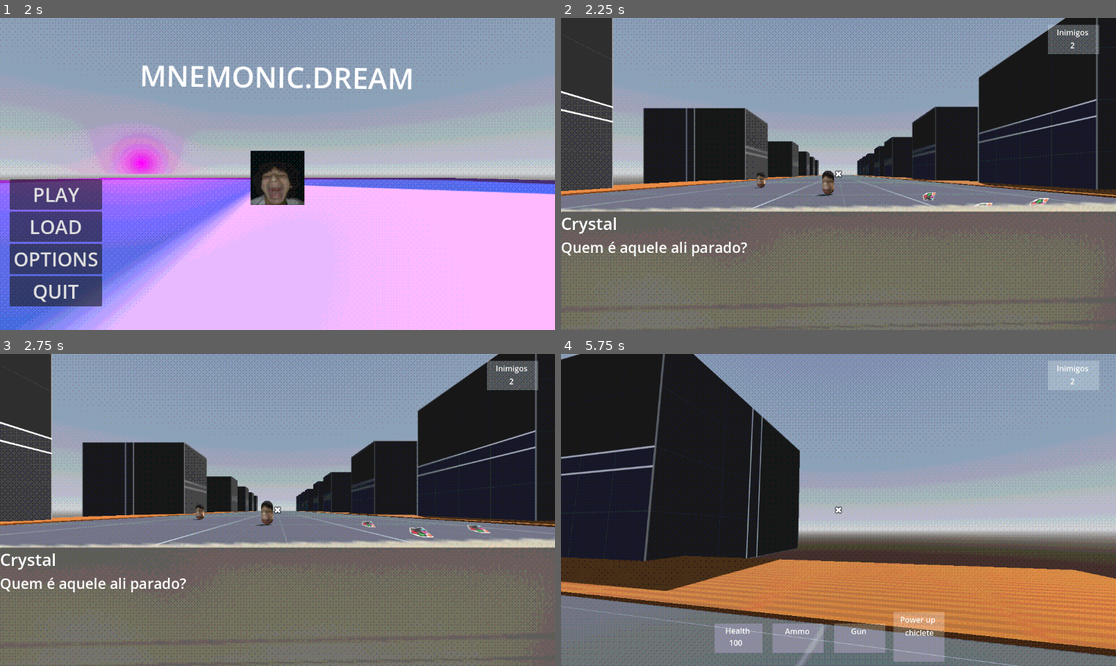
Above: before the commit, frames 1-4 (two rows, left to right).
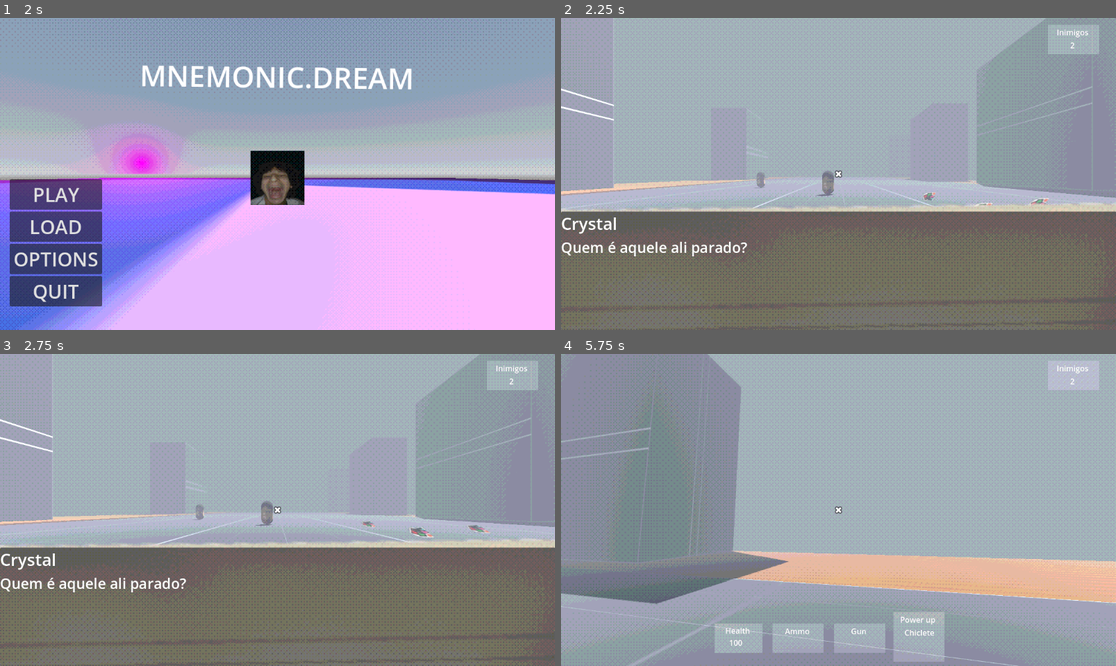
Above: after the commit, the same moments.

Repository: felipepreuss/mnemonic.dream
Game: Godot game, scene res://Scenes/main_menu.tscn
Same seed, same stepped clock (60 frames per second), same inputs: the game is played once before the commit and once after it. The engine's default icon, where the game draws it, is replaced by a stand-in: a white triangle on a blue panel in a dark square. Sound files missing from this copy of the repository are replaced by a short silence.
Inputs (mouse positions are in pixels of both pictures, inside the frame that each line leads up to):
- Up to frame 1 (2 s): click "LOAD" at 0.5 s; click (22, 33) at 1.25 s
- Up to frame 2 (2.25 s): click "PLAY" at 2 s
- Up to frame 3 (2.75 s): no input
- Up to frame 4 (5.75 s): tap Enter (ui_accept) at 2.75 s; move the mouse to (866, 510) at 2.77 s; press the mouse at (866, 510) at 2.78 s; hold W (Forward) from 2.78 s (still down); tap Space (Jump) at 3.02, 3.77, 5.27 s; move the mouse to (810, 510) at 3.52 s; release the mouse at (810, 510) at 3.53 s; tap Q (Q) at 3.6 s; move the mouse to (849, 503) at 4.27 s; tap 0 at 4.35 s; move the mouse to (832, 516) at 5.02 s; click (832, 516) at 5.1 s

Frame 1 is identical in both runs. In frame 2, 40% of the frame differs, in the area x 0-100%, y 0-62%; in frame 3, 40%; in frame 4, 72%, in the area x 0-100%, y 0-100%.

Commit message:
fog
added fog

Diff:
--- /dev/null
+++ b/Scenes/acquire_weapon.tscn
@@ -0,0 +1,19 @@
+[gd_scene load_steps=4 format=3 uid="uid://bc58amk2buxq0"]
+
+[ext_resource type="Script" uid="uid://cxim3hx3sa007" path="res://Script/acquire_weapon.gd" id="1_2xhsj"]
+[ext_resource type="PackedScene" uid="uid://dfqi5j2jabl11" path="res://Assets/shotgun.glb" id="2_77hrl"]
+
+[sub_resource type="BoxShape3D" id="BoxShape3D_2xhsj"]
+
+[node name="AcquireWeapon" type="Node"]
+script = ExtResource("1_2xhsj")
+
+[node name="blaster-r2" parent="." instance=ExtResource("2_77hrl")]
+transform = Transform3D(-1, 0, -8.74228e-08, 0, 1, 0, 8.74228e-08, 0, -1, -40.3686, -3.97244, 123.826)
+
+[node name="weapon_get_area" type="Area3D" parent="blaster-r2"]
+transform = Transform3D(-1, 0, 8.74228e-08, 0, 1, 0, -8.74228e-08, 0, -1, -0.368599, 0.97244, -0.43811)
+
+[node name="CollisionShape3D" type="CollisionShape3D" parent="blaster-r2/weapon_get_area"]
+transform = Transform3D(1, 0, 0, 0, 1, 0, 0, 0, 1, -0.384102, -0.747453, -0.359734)
+shape = SubResource("BoxShape3D_2xhsj")
--- a/Scenes/power_up.gd
+++ /dev/null
@@ -1,54 +0,0 @@
-extends Label
-
-@onready var player = $"../../../.."
-
-func _ready() -> void:
-	pass
-
-func _physics_process(delta: float) -> void:
-	text = str(player.power_up)
-
-#⠀⠀⠀⠀⠀⠀⠀⠀⠀⠀⠀⠀⠀⠀⠀⠀⠀⠀⠀⠀⠀⠀⠀⠀⢀⣀⣀⣤⣤⣤⣤⣤⣤⣤⣄⣀⡀⠀⠀⠀⠀⠀⠀⠀⠀⠀⠀⠀⠀⠀⠀⠀⠀⠀⠀⠀⠀⠀⠀⠀⠀⠀⠀⠀⠀
-#⠀⠀⠀⠀⠀⠀⠀⠀⠀⠀⠀⠀⠀⠀⠀⠀⠀⠀⢀⣠⣴⣾⣿⣿⣿⣿⣿⣿⣿⣿⣿⣿⣿⣿⣿⣿⣿⣿⣿⣷⣦⣀⠀⠀⠀⠀⠀⠀⠀⠀⠀⠀⠀⠀⠀⠀⠀⠀⠀⠀⠀⠀⠀⠀⠀
-#⠀⠀⠀⠀⠀⠀⠀⠀⠀⠀⠀⠀⠀⠀⠀⠀⣠⣼⣿⣿⣿⣿⣿⣿⣿⣿⣿⣿⣿⣿⣿⣿⣿⣿⣿⣿⣿⣿⣿⣿⣿⣿⣧⡀⠀⠀⠀⠀⠀⠀⠀⠀⠀⠀⠀⠀⠀⠀⠀⠀⠀⠀⠀⠀⠀
-#⠀⠀⠀⠀⠀⠀⠀⠀⠀⠀⠀⠀⠀⠀⢀⣼⣿⣿⣿⣿⣿⣿⣿⣿⣿⣿⣿⣿⣿⣿⣿⣿⣿⣿⣿⣿⣿⣿⣿⣿⣿⣿⣿⣇⠀⠀⠀⠀⠀⠀⠀⠀⠀⠀⠀⠀⠀⠀⠀⠀⠀⠀⠀⠀⠀
-#⠀⠀⠀⠀⠀⠀⠀⠀⠀⠀⠀⠀⠀⠀⣼⣿⣿⣿⣿⣿⣿⣿⣿⣿⣿⣿⣿⣿⣿⣿⣿⣿⣿⣿⣿⣿⣿⣿⣿⣿⣿⣿⣿⣿⡄⠀⠀⠀⠀⠀⠀⠀⠀⠀⠀⠀⠀⠀⠀⠀⠀⠀⠀⠀⠀
-#⠀⠀⠀⠀⠀⠀⠀⠀⠀⠀⠀⠀⠀⠀⣿⣿⣿⣿⣿⣿⣿⣿⣿⣿⣿⣿⣿⣿⣿⣿⣿⣿⣿⣿⣿⣿⣿⣿⣿⣿⣿⣿⣿⣿⣇⠀⠀⠀⠀⠀⠀⠀⠀⠀⠀⠀⠀⠀⠀⠀⠀⠀⠀⠀⠀
-#⠀⠀⠀⠀⠀⠀⠀⠀⠀⠀⠀⠀⠀⠀⣿⣿⣿⣿⣿⣿⣿⣿⣿⣿⣿⣿⣿⣿⣿⣿⣿⣿⣿⣿⣿⣿⣿⣿⣿⣿⣿⠖⣀⠉⢿⡄⠀⠀⠀⠀⠀⠀⠀⠀⠀⠀⠀⠀⠀⠀⠀⠀⠀⠀⠀
-#⠀⠀⠀⠀⠀⠀⠀⠀⠀⠀⠀⠀⠀⠀⣿⣿⣿⣿⣿⣿⣿⣿⣿⣿⣿⣿⣿⣿⣿⣿⣿⣿⣿⣿⣿⣿⣿⣿⣿⣿⣿⣿⣿⣿⣾⣷⣶⣶⣦⣤⣄⣀⣀⠀⠀⠀⠀⠀⠀⠀⠀⠀⠀⠀⠀
-#⠀⠀⠀⠀⠀⠀⠀⠀⠀⢀⣀⣀⣤⣶⣿⣿⣿⣿⣿⣿⣿⣿⣿⣿⣿⣿⣿⣿⣿⣿⣿⣿⣿⣿⣿⣿⣿⣿⣿⣿⣿⣿⣿⣿⣿⣿⣿⣿⣿⣿⣿⣿⣿⣿⣶⠀⠀⠀⠀⠀⠀⠀⠀⠀⠀
-#⠀⠀⠀⠀⠀⢀⣤⣴⣾⣿⣿⣿⣿⣿⣿⣿⣿⣿⣿⣿⣿⣿⣿⣿⣿⣿⣿⣿⣿⣿⣿⣿⣿⣿⣿⣿⣿⣿⣿⣿⣿⣿⣿⣿⣿⣿⣿⣿⣿⣿⣿⣿⣿⣿⣿⠇⠀⠀⠀⠀⠀⠀⠀⠀⠀
-#⠀⠀⠀⠀⢰⣿⣿⣿⣿⣿⣿⣿⣿⣿⣿⣿⣿⣿⣿⣿⣿⣿⡿⠿⠿⢿⣛⡟⠛⠛⠛⠛⠛⣛⠛⠛⣟⠛⢿⣿⣿⣿⣿⣿⣿⣿⣿⣿⣿⣿⣿⣿⣿⣿⠟⠀⠀⠀⠀⠀⠀⠀⠀⠀⠀
-#⠀⠀⠀⠀⠘⣿⣿⣿⣿⣿⣿⣿⣿⣿⣿⣿⣿⡿⠛⠉⠁⠀⠀⠀⣀⣀⡉⣁⣘⣀⣀⡛⠀⠉⠀⠀⠉⠉⠳⢽⣟⣿⣿⣿⣿⣿⣿⣿⣿⣿⣿⡿⠟⠁⠀⠀⠀⠀⠀⠀⠀⠀⠀⠀⠀
-#⠀⠀⠀⠀⠀⠘⠻⣿⣿⣿⣿⣿⣿⣿⣿⡿⠋⠀⠀⠀⠀⠀⠀⠉⠡⠤⠤⢄⡀⠉⠉⡿⣷⣆⠀⠀⡇⠈⣿⡇⢈⣛⣿⣿⣿⣿⣿⣿⠿⠛⠉⠀⠀⠀⠀⠀⠀⠀⠀⠀⠀⠀⠀⠀⠀
-#⠀⠀⠀⠀⠀⠀⠀⠀⠙⠻⢿⣿⣿⣿⣿⣷⠀⠀⠀⠀⠀⣀⣀⣠⣶⣀⣀⣀⣀⣀⣠⣷⡎⢿⣄⣴⣧⣴⣿⣿⣿⣿⣿⣿⣎⣿⡇⠀⠀⠀⠀⠀⠀⠀⠀⠀⠀⠀⠀⠀⠀⠀⠀⠀⠀
-#⠀⠀⠀⠀⠀⠀⠀⠀⠀⠀⠀⠀⢩⣯⣝⢿⣿⣶⣤⣤⣴⣿⣥⣼⠟⢻⣿⣿⣿⣿⣿⣿⣧⣾⣿⣿⣿⣿⣿⣿⣯⣿⣿⣿⣿⣿⡷⠀⠀⠀⠀⠀⠀⠀⠀⠀⠀⠀⠀⠀⠀⠀⠀⠀⠀
-#⠀⠀⠀⠀⠀⠀⠀⠀⠀⠀⠀⠀⠸⣿⠁⢤⡈⣿⠈⠛⢿⣿⣿⡷⠿⠻⣿⣿⣿⡟⠁⣼⡏⠙⣿⣿⣿⣿⡏⢹⣿⣿⣿⣿⡿⢾⠇⠀⠀⠀⠀⠀⠀⠀⠀⠀⠀⠀⠀⠀⠀⠀⠀⠀⠀
-#⠐⠂⠀⠀⠀⠀⠀⠀⠀⠀⠀⠀⠀⢿⣄⣶⣷⢻⡀⠀⠸⡆⢹⡇⠀⠈⠙⠛⠋⠃⣨⡿⠀⠀⣿⣿⣿⣿⣿⡄⢨⣿⡿⠋⢀⣼⡄⠀⠀⠀⠀⠀⠀⠀⠀⠀⠀⠀⠀⠀⠀⠀⠀⠀⠀
-#⠀⠀⠀⠀⠀⠀⠀⠀⠀⠀⠀⠀⠀⠈⣿⣿⠃⢸⣇⠀⠀⠻⣾⣇⠀⠀⠀⠀⣀⣴⡿⠁⠀⠀⠸⣿⣿⣿⣿⣿⣬⣁⣤⣴⣞⡽⠁⠀⠀⠀⠀⠀⠀⠀⠀⠀⠀⠀⠀⠀⠀⠀⠀⠀⠀
-#⠀⠀⠀⠀⠀⠀⠀⠀⠀⠀⠀⠀⠀⢹⡟⢷⣼⣿⠀⠀⠀⠀⠉⠛⠓⠛⢛⢛⣭⠄⠀⠀⠀⡀⢹⣿⣿⣧⣤⡈⢻⣿⣿⣿⠃⠀⠀⠀⠀⠀⠀⠀⠀⠀⠀⠀⠀⠀⠀⠀⠀⠀⠀⠀
-#⠀⠀⠀⠀⠀⠀⠀⠀⠀⠀⠀⠀⠀⠀⠀⢿⡶⣽⣿⡾⠂⠀⡀⠀⠀⠀⠀⣴⡿⠳⣤⣤⣤⣤⣽⣾⣿⣿⣿⣿⣿⣄⣯⢿⡇⠀⠀⠀⠀⠀⠀⠀⠀⠀⠀⠀⠀⠀⠀⠀⠀⠀⠀⠀⠀
-#⠀⠀⠀⠀⠀⠀⠀⠀⠀⠀⠀⠀⠀⠀⠀⠀⠙⠷⢿⣷⠀⠀⠿⠂⠀⠀⢸⣿⣠⣴⣿⣿⣦⣿⣿⣿⣟⣿⣿⣿⣯⣿⣟⣼⠃⠀⠀⠀⠀⠀⠀⠀⠀⠀⠀⠀⠀⠀⠀⠀⠀⠀⠀⠀⠀
-#⠀⠀⠀⠀⠀⠀⠀⠀⠀⠀⠀⠀⠀⠀⠀⠀⠀⠀⠘⡇⠰⢲⠄⣦⣤⢲⣿⣿⣿⣿⣿⣿⣿⣿⣿⣿⣿⣿⣿⣿⣟⣿⣿⣿⠀⠀⠀⠀⠀⠀⠀⠀⠀⠀⠀⠀⠀⠀⠀⠀⠀⠀⠀⠀⠀
-#⠀⠀⠀⠀⠀⠀⠀⠀⠀⠀⠀⠀⠀⠀⠀⠀⠀⠀⢠⣷⡀⣼⠀⢸⢡⣾⣿⣿⣿⣿⣿⣿⣿⣿⣿⣿⣿⣿⣿⣿⣿⣿⢹⡟⠀⠀⠀⠀⠀⠀⠀⠀⠀⠀⠀⠀⠀⠀⠀⠀⠀⠀⠀⠀⠀
-#⠀⠀⠀⠀⠀⠀⠀⠀⠀⠀⠀⠀⠀⠀⠀⠀⣠⣾⣿⡏⢷⣼⡄⠈⢸⣿⣿⣿⠋⠀⠀⣀⣤⣤⣤⣤⣴⣿⣿⣿⣿⣟⣿⠇⠀⠀⠀⠀⠀⠀⠀⠀⠀⠀⠀⠀⠀⠀⠀⠀⠀⠀⠀⠀⠀
-#⠀⠀⠀⠀⠀⠀⠀⠀⠀⠀⣀⣀⣀⢀⣴⣾⣿⣿⣿⡇⠈⠻⣿⡀⢸⣿⣿⣿⣿⣦⣾⣿⣿⣿⣿⣿⣿⣿⣿⣿⣿⣿⣿⣶⣶⣶⣶⣶⣿⣿⣿⣿⣿⣿⣿⣿⣿⠿⣿⣿⡟⠀⠃⠈⠁
-#⢀⣀⠀⠀⠀⢀⣀⡀⠀⢠⣍⣉⣴⣿⣿⣿⣿⣿⣿⣇⠀⠀⠈⠻⣾⣿⣿⣿⣿⣿⣯⣿⣿⣿⣿⣿⣿⣿⣿⣿⣿⣿⣿⣯⠋⠉⣉⡉⠉⠉⠉⣉⡩⠯⠉⠁⣄⣤⠀⠀⠀⠀⠀⠀⠀
-#⣁⣠⣄⣠⣤⣤⣤⣤⣤⣶⣶⣿⣿⣿⣿⣿⣿⣿⣿⣿⣆⠀⠀⠀⠸⢿⣿⣿⣿⣿⣿⣿⣷⣿⣿⣿⣿⣿⣿⣿⣿⣿⣿⣿⡇⢸⣿⣤⣴⣶⣄⡉⢿⠶⠁⣠⣶⡆⠀⠀⠀⠀⠀⠀⣠
-#⣬⣿⣏⣹⣿⣭⣤⣿⣿⣿⣿⣿⣿⣿⣿⣿⣿⣿⣿⣿⣿⣷⣄⠀⠀⠈⢿⣿⣿⣿⣿⣿⣿⣿⣿⣿⣿⣿⣿⡟⠁⢹⣿⣿⣿⣼⣿⣯⠉⠉⠀⣠⣴⣷⣿⣿⣿⡟⠀⠀⢀⣉⢀⡀⠛
-#⣁⣀⣴⣿⣿⣿⣿⣿⣿⣿⣿⣿⣿⣿⣿⣿⣿⣿⣿⣿⣿⣿⣿⣦⡀⠀⠀⠈⠉⠛⢿⣿⣿⣿⣿⣿⣿⣿⣿⡇⢀⣾⣿⣿⣿⠙⣿⣿⣷⣤⣾⡿⣿⣿⣿⣿⣿⣿⣿⡄⢀⡀⠈⠛⠛
-#⣿⣿⣿⣿⣿⣿⣿⣿⣿⣿⣿⣿⣿⣿⣿⣿⣿⣿⣿⣿⣿⣿⣿⣿⣿⣦⡀⠀⠀⠀⣿⣿⣿⣿⣿⣿⣿⣿⠛⠁⣸⣿⣿⣿⣿⣤⣿⣿⣿⣿⣿⣿⣿⡇⢙⡿⣿⣿⣿⣷⣜⣿⣦⡀⠀
-#⣿⣿⣿⣿⣿⣿⣿⣿⣿⣿⣿⣿⣿⣿⣿⣿⣿⣿⣿⣿⣿⣿⣿⣿⣿⣿⣿⣾⣄⣸⣿⣿⡿⠀⣾⣿⣿⡏⠀⢠⣿⣿⣿⣿⣿⡏⢼⣿⣿⣿⣿⣿⣿⣿⣶⣯⡔⣽⣟⠿⣿⣿⣛⢷⡄
-#⣿⣿⣿⣿⣿⣿⣿⣿⣿⣿⣿⣿⣿⣿⣿⣿⣿⣿⣿⣿⣿⣿⣿⣿⣿⣿⣿⣿⣯⣉⠉⠉⢉⣛⣿⣿⣿⣷⣦⣿⣿⣿⣿⣿⣿⣷⠸⣿⣿⣿⣿⣿⣿⣿⣿⣿⣿⣿⣿⣿⣿⣯⣛⠛⠀
-#⣿⣿⣿⣿⣿⣿⣿⣿⣿⣿⣿⣿⣿⣿⣿⣿⣿⣿⣿⣿⣿⣿⣿⣿⣿⣿⣿⣿⣿⣿⣷⣶⣿⣿⣿⣿⣿⣿⣿⣿⣿⣿⣿⣿⣿⣿⢇⣿⣿⣿⣿⣿⣿⣿⣿⣿⣿⣿⣿⣿⣿⣿⣿⣿⣦
-#⣿⣿⣿⣿⣿⣿⣿⣿⣿⣿⣿⣿⣿⣿⣿⣿⣿⣿⣿⣿⣿⣿⣿⣿⣿⣿⣿⣿⣿⣿⣿⣿⣿⣿⣿⣿⣿⠃⣾⣿⣿⣿⣿⣿⣿⣿⣼⣿⣿⣿⣿⣿⣿⣿⣿⣿⣿⣿⣿⣿⣿⣿⣿⣿⣿
-#⣿⣿⣿⣿⣿⣿⣿⣿⣿⣿⣿⣿⣿⣿⣿⣿⣿⣿⣿⣿⣿⣿⣿⣿⣿⣿⣿⣿⣿⣿⣿⣿⣿⣿⣿⣿⣿⣷⣿⣿⣿⣿⣿⣿⣿⣿⣿⣿⣿⣿⣿⣿⣿⣿⣿⣿⣿⣿⣿⣿⣿⣿⣿⣿⣿
-#⣿⣿⣿⣿⣿⣿⣿⣿⣿⣿⣿⣿⣿⣿⣿⣿⣿⣿⣿⣿⣿⣿⣿⣿⣿⣿⣿⣿⣿⣿⣿⣿⣿⣿⣿⣿⣿⣿⣿⣿⣿⣿⣿⣿⣿⣿⣿⣿⣿⣿⣿⣿⣿⣿⣿⣿⣿⣿⣿⣿⣿⣿⣿⣿⣿
-#⣿⣿⣿⣿⣿⣿⣿⣿⣿⣿⣿⣿⣿⣿⣿⣿⣿⣿⣿⣿⣿⣿⣿⣿⣿⣿⣿⣿⣿⣿⣿⣿⣿⣿⣿⣿⣿⣿⣿⣿⣿⣿⣿⣿⣿⣿⣿⣿⣿⣿⣻⣿⡿⢿⣿⣿⣿⣿⣿⣿⣿⣿⣿⣿⣿
-#⣿⣿⣿⣿⣿⣿⣿⣿⣿⣿⣿⣿⣿⣿⣿⣿⣿⣿⣿⣿⣿⣿⣿⣿⣿⣿⣿⣿⣿⣿⣿⣿⣿⣿⣿⣿⣿⣿⣿⣿⣿⣿⣿⣿⣿⣿⣿⣷⣿⣿⣿⣿⣿⣿⣿⣿⣿⣿⣿⣿⣿⣿⣿⣿⣿
-#⣿⣿⣿⣿⣿⣿⣿⣿⣿⣿⣿⣿⣿⣿⣿⣿⣿⣿⣿⣿⣿⣿⣿⣿⣿⣿⣿⣿⣿⣿⣿⣿⣿⣿⣿⣿⣿⣿⣿⣿⣿⣿⣿⣿⣿⣿⣿⣿⣿⣿⣿⣿⣿⣿⣿⣿⣿⣿⣿⣿⣿⣿⣿⣿⣿
-#⣿⣿⣿⣿⣿⣿⣿⣿⣿⣿⣿⣿⣿⣿⣿⣿⣿⣿⣿⣿⣿⣿⣿⣿⣿⣿⣿⣿⣿⣿⣿⣿⣿⣿⣿⣿⣿⣿⣿⣿⣿⣿⣿⣿⣿⣿⣿⣿⣿⣿⣿⣿⣿⣿⣿⣿⣿⣿⣿⣿⣿⣿⣿⣿⣿
-#⣿⣿⣿⣿⣿⣿⣿⣿⣿⣿⣿⣿⣿⣿⣿⣿⣿⣿⣿⣿⣿⣿⣿⣿⣿⣿⣿⣿⣿⣿⣿⣿⣿⣿⣿⣿⣿⣿⣿⣿⣿⣿⣿⣿⣿⣿⣿⣿⣿⣿⣿⣿⣿⣿⣿⣿⣿⣿⣿⣿⣿⣿⣿⣿⣿
-#⣿⣿⣿⣿⣿⣿⣿⣿⣿⣿⣿⣿⣿⣿⣿⣿⣿⣿⣿⣿⣿⣿⣿⣿⣿⣿⣿⣿⣿⣿⣿⣿⣿⣿⣿⣿⣿⣿⣿⣿⣿⣿⣿⣿⣿⣿⣿⣿⣿⣿⣿⣿⣿⣿⣿⣿⣿⣿⣿⣿⣿⣿⣿⣿⣿
-#⣿⣿⣿⣿⣿⣿⣿⣿⣿⣿⣿⣿⣿⣿⣿⣿⣿⣿⣿⣿⣿⣿⣿⣿⣿⣿⣿⣿⣿⣿⣿⣿⣿⣿⣿⣿⣿⣿⣿⣿⣿⣿⣿⣿⣿⣿⣿⣿⣿⣿⣿⣿⣿⣿⣿⣿⣿⣿⣿⣿⣿⣿⣿⣿⣿
-#⣿⣿⣿⣿⣿⣿⣿⣿⣿⣿⣿⣿⣿⣿⣿⣿⣿⣿⣿⣿⣿⣿⣿⣿⣿⣿⣿⣿⣿⣿⣿⣿⣿⣿⣿⣿⣿⣿⣿⣿⣿⣿⣿⣿⣿⣿⣿⣿⣿⣿⣿⣿⣿⣿⣿⣿⣿⣿⣿⣿⣿⣿⣿⣿⣿
--- a/Scenes/tutorial.tscn
+++ b/Scenes/tutorial.tscn
@@ -11,7 +11,6 @@
 [ext_resource type="PackedScene" uid="uid://y2cbql8sdien" path="res://Scenes/pop_candy.tscn" id="6_on4kn"]
 [ext_resource type="PackedScene" uid="uid://d4k37y0jyqi7m" path="res://Scenes/chiclete_powerup.tscn" id="7_8va2t"]
 [ext_resource type="PackedScene" uid="uid://chv6nc68ahtak" path="res://Scenes/chocolate_powerup.tscn" id="8_8mnmb"]
-[ext_resource type="Script" uid="uid://d1aertuga1lqi" path="res://Script/nextlevel.gd" id="12_8mnmb"]
 [ext_resource type="Script" uid="uid://dlfn6jh75kbes" path="res://Script/invisible_wall.gd" id="13_koko0"]
 
 [sub_resource type="ProceduralSkyMaterial" id="ProceduralSkyMaterial_7n6eb"]
@@ -25,6 +24,8 @@
 background_mode = 2
 sky = SubResource("Sky_yb1ct")
 tonemap_mode = 2
+fog_enabled = true
+fog_density = 0.03
 
 [sub_resource type="NavigationMesh" id="NavigationMesh_h2ono"]
 vertices = PackedVector3Array(-13.496, -3.89573, -149.374, -9.99603, -3.89573, -149.624, -9.99603, -3.89573, -150.124,  …(3856 unchanged characters)…
@@ -130,49 +131,49 @@
 use_collision = true
 
 [node name="Rua" type="CSGBox3D" parent="NavigationRegion3D/CSGCombiner3D"]
-transform = Transform3D(1, 0, 0, 0, 1, 0, 0, 0, 1, -62.3656, -4.80744, -0.624046)
+transform = Transform3D(1, 0, 0, 0, 1, 0, 0, 0, 1, -62.3656, -4.80744, 29.0391)
 use_collision = true
-size = Vector3(80, 1, 300)
+size = Vector3(80, 1, 359.326)
 material = SubResource("StandardMaterial3D_p1f1o")
 
 [node name="CalcadaE" type="CSGBox3D" parent="NavigationRegion3D/CSGCombiner3D"]
-transform = Transform3D(-7.49084e-07, 0, -1, 0, 1, 0, 17.137, 0, -4.37114e-08, -94.607, -4.27631, -0.348502)
-size = Vector3(17.498, 0.2, 14.3523)
+transform = Transform3D(-7.49084e-07, 0, -1, 0, 1, 0, 17.137, 0, -4.37114e-08, -97.4375, -4.27631, 29.1902)
+size = Vector3(20.9454, 0.2, 20.0133)
 material = SubResource("StandardMaterial3D_cgksj")
 
 [node name="CalcadaD" type="CSGBox3D" parent="NavigationRegion3D/CSGCombiner3D"]
-transform = Transform3D(-7.49084e-07, 0, -1, 0, 1, 0, 17.137, 0, -4.37114e-08, -20.8294, -4.27631, -0.611884)
-size = Vector3(17.5061, 0.2, 14.1756)
+transform = Transform3D(-7.49084e-07, 0, -1, 0, 1, 0, 17.137, 0, -4.37114e-08, -15.0225, -4.4326, 29.1331)
+size = Vector3(20.978, 0.2, 20.4956)
 material = SubResource("StandardMaterial3D_7n6eb")
 
 [node name="CasaE4" type="CSGBox3D" parent="NavigationRegion3D/CSGCombiner3D"]
-transform = Transform3D(1, 0, 0, 0, 1, 0, 0, 0, 1, -112.9, 5.06653, -31.5714)
-size = Vector3(40.31, 21.4245, 17.6604)
+transform = Transform3D(1, 0, 0, 0, 1, 0, 0, 0, 1, -99.3421, 5.06653, -31.5714)
+size = Vector3(14, 21.424, 17.66)
 material = ExtResource("3_p8jf4")
 
 [node name="CasaE3" type="CSGBox3D" parent="NavigationRegion3D/CSGCombiner3D"]
-transform = Transform3D(1, 0, 0, 0, 1, 0, 0, 0, 1, -113.146, 5.06652, 17.946)
-size = Vector3(40.31, 21.4245, 17.6604)
+transform = Transform3D(1, 0, 0, 0, 1, 0, 0, 0, 1, -99.978, 5.06652, 17.946)
+size = Vector3(14, 21.424, 17.66)
 material = ExtResource("3_p8jf4")
 
 [node name="CasaE2" type="CSGBox3D" parent="NavigationRegion3D/CSGCombiner3D"]
-transform = Transform3D(1, 0, 0, 0, 1, 0, 0, 0, 1, -113.146, 5.06652, 75.7205)
-size = Vector3(40.31, 21.4245, 17.6604)
+transform = Transform3D(1, 0, 0, 0, 1, 0, 0, 0, 1, -99.6683, 5.06652, 75.7205)
+size = Vector3(14, 21.424, 17.66)
 material = ExtResource("3_p8jf4")
 
 [node name="CasaE1" type="CSGBox3D" parent="NavigationRegion3D/CSGCombiner3D"]
-transform = Transform3D(1, 0, 0, 0, 1, 0, 0, 0, 1, -113.146, 5.06652, 126.574)
-size = Vector3(40.31, 21.4245, 17.6604)
+transform = Transform3D(1, 0, 0, 0, 1, 0, 0, 0, 1, -99.7966, 5.25696, 126.574)
+size = Vector3(14, 21.044, 17.66)
 material = ExtResource("3_p8jf4")
 
 [node name="CasaD2" type="CSGBox3D" parent="NavigationRegion3D/CSGCombiner3D"]
-transform = Transform3D(1, 0, 0, 0, 1, 0, 0, 0, 1, 2.21835, 5.45903, 75.696)
-size = Vector3(40.31, 21.4245, 17.6604)
+transform = Transform3D(1, 0, 0, 0, 1, 0, 0, 0, 1, -12, 6.26921, 75.82)
+size = Vector3(14, 21.424, 17.66)
 material = ExtResource("3_p8jf4")
 
 [node name="CasaD1" type="CSGBox3D" parent="NavigationRegion3D/CSGCombiner3D"]
-transform = Transform3D(1, 0, 0, 0, 1, 0, 0, 0, 1, 1.77458, 5.06652, 111.262)
-size = Vector3(40.31, 21.4245, 17.6604)
+transform = Transform3D(1, 0, 0, 0, 1, 0, 0, 0, 1, -12, 6.39861, 111.262)
+size = Vector3(14, 21.424, 17.66)
 material = ExtResource("3_p8jf4")
 
 [node name="CasaD4" type="CSGBox3D" parent="NavigationRegion3D/CSGCombiner3D"]
@@ -181,8 +182,8 @@
 material = ExtResource("3_p8jf4")
 
 [node name="CasaD3" type="CSGBox3D" parent="NavigationRegion3D/CSGCombiner3D"]
-transform = Transform3D(1, 0, 0, 0, 1, 0, 0, 0, 1, 1.77458, 5.06652, 31.455)
-size = Vector3(40.31, 21.4245, 17.6604)
+transform = Transform3D(1, 0, 0, 0, 1, 0, 0, 0, 1, -12.0656, 6.278, 31.455)
+size = Vector3(14, 21.424, 17.66)
 material = ExtResource("3_p8jf4")
 
 [node name="CasaD6" type="CSGBox3D" parent="NavigationRegion3D/CSGCombiner3D"]
@@ -206,28 +207,27 @@
 material = ExtResource("3_p8jf4")
 
 [node name="CasaE6" type="CSGBox3D" parent="NavigationRegion3D/CSGCombiner3D"]
-transform = Transform3D(1, 0, 0, 0, 1, 0, 0, 0, 1, -115.077, 5.06652, -131.314)
-size = Vector3(40.31, 21.4245, 17.6604)
+transform = Transform3D(1, 0, 0, 0, 1, 0, 0, 0, 1, -100.361, 5.06652, -131.314)
+size = Vector3(14, 21.424, 17.66)
 material = ExtResource("3_p8jf4")
 
 [node name="CasaE5" type="CSGBox3D" parent="NavigationRegion3D/CSGCombiner3D"]
-transform = Transform3D(1, 0, 0, 0, 1, 0, 0, 0, 1, -115.077, 5.06652, -85.8745)
-size = Vector3(40.31, 21.4245, 17.6604)
+transform = Transform3D(1, 0, 0, 0, 1, 0, 0, 0, 1, -101.015, 5.06652, -85.8745)
+size = Vector3(14, 21.424, 17.66)
 material = ExtResource("3_p8jf4")
 
 [node name="Area3D" type="Area3D" parent="."]
 
 [node name="CollisionShape3D" type="CollisionShape3D" parent="Area3D"]
-transform = Transform3D(86.5438, 0, 0, 0, 20.0419, 0, 0, 0, 20.4792, -34.8985, 1.90735e-06, 94.3391)
+transform = Transform3D(84, 0, 0, 0, 20, 0, 0, 0, 20, -34.8985, 1.90735e-06, 86.7514)
 shape = SubResource("BoxShape3D_koko0")
-script = ExtResource("12_8mnmb")
 
 [node name="invisible_wall" type="StaticBody3D" parent="."]
 transform = Transform3D(1, 0, 0, 0, 1, 0, 0, 0, 1, -54.3362, -41.6234, 27.3401)
 script = ExtResource("13_koko0")
 
 [node name="CollisionShape3D" type="CollisionShape3D" parent="invisible_wall"]
-transform = Transform3D(1, 0, 0, 0, 1, 0, 0, 0, 1, -26.7527, 40.2471, 76.1556)
+transform = Transform3D(1, 0, 0, 0, 1, 0, 0, 0, 1, -26.7527, 40.2471, 67.3961)
 shape = SubResource("BoxShape3D_8mnmb")
 
 [node name="CollisionShape3D2" type="CollisionShape3D" parent="invisible_wall"]
--- /dev/null
+++ b/Script/acquire_weapon.gd
@@ -0,0 +1,8 @@
+extends Node
+@onready var shotgun_area = $"blaster-r2/Area3D"
+var orphan = false
+
+func _physics_process(delta: float) -> void:
+	pass
+func _on_enemy_on_death() -> void:
+	orphan = true
--- a/Script/enemy.gd
+++ b/Script/enemy.gd
@@ -20,6 +20,7 @@
 enum {IDLE, CHASE,ATTACK,RETREAT,DEATH, SHOOT}
 var current_state = 0
 var state_start = true
+signal on_death
 
 func _ready():
 	Globals.contador += 1
@@ -112,6 +113,7 @@
 	move_and_slide()
 
 func death_state(delta):
+	emit_signal("on_death")
 	$alienDeath.play()
 
 func shoot_state(delta):
--- a/Script/globals.gd
+++ b/Script/globals.gd
@@ -8,6 +8,8 @@
 var get_chocolate = false
 var dialogue_end = false
 var dialogue_start = false
+var get_gun = false
+var is_tutorial = false
 func reset_powerups():
 	pop_candy_powerup = false
 	chiclete_powerup = false
--- a/Script/player.gd
+++ b/Script/player.gd
@@ -158,3 +158,7 @@
 		HP -= 5
 		healthChanged.emit()
 		print (HP)
+
+
+func _on_weapon_get_area_body_entered(body: Node3D) -> void:
+	pass # Replace with function body.
--- a/Script/tutorial.gd
+++ b/Script/tutorial.gd
@@ -5,7 +5,7 @@
 	get_tree().call_group("Enemy","update_target_location", player.global_transform.origin)
 
 func _ready():
-	pass
+	Globals.is_tutorial = true
 
 func _on_area_3d_body_entered(body: Node3D) -> void:
 	if body.name == "player" and Globals.contador == 0:
--- a/Script/weapon_class.gd
+++ b/Script/weapon_class.gd
@@ -21,9 +21,7 @@
 
 
 @export var weapon_scenes : Array[PackedScene] = [ # muda pra export pq vai ficar mais leve
-	load("res://Scenes/shot_gun.tscn"),
-	load("res://Scenes/pistol.tscn"),
-	load("res://Scenes/smg.tscn")
+	load("res://Scenes/pistol.tscn")
 ]
 
 func _ready() -> void:
@@ -38,7 +36,9 @@
 		handle_shooting()
 		handle_reload()
 		update_ammo_display()
-
+	if Globals.get_gun:
+		if weapon_scenes.size() == 1:
+			get_new_weapon(load("res://Scenes/shot_gun.tscn"))
 func handle_shooting():
 
 	if current_gun.auto and Input.is_action_pressed("Left-Click") and gun_equipped and current_gun:
@@ -111,3 +111,6 @@
 		if target.is_in_group('Enemy'):
 			target.calcularDano(dano)
 		#	print('Dano causado! Vida restante ', target.vida)
+
+func get_new_weapon(weapon_slot):
+	weapon_scenes.append(weapon_slot)
--- a/project.godot
+++ b/project.godot
@@ -23,6 +23,7 @@
 
 ScreenShake="*res://Script/screen_shake.gd"
 Globals="*res://Script/globals.gd"
+WeaponClass="*res://Script/weapon_class.gd"
 
 [global_group]
 
Not shown, removed: Scenes/power_up.gd.uid
Not shown: 2 places in Scenes/tutorial.tscn that only renumber resources
Not shown, added: Script/acquire_weapon.gd.uid
